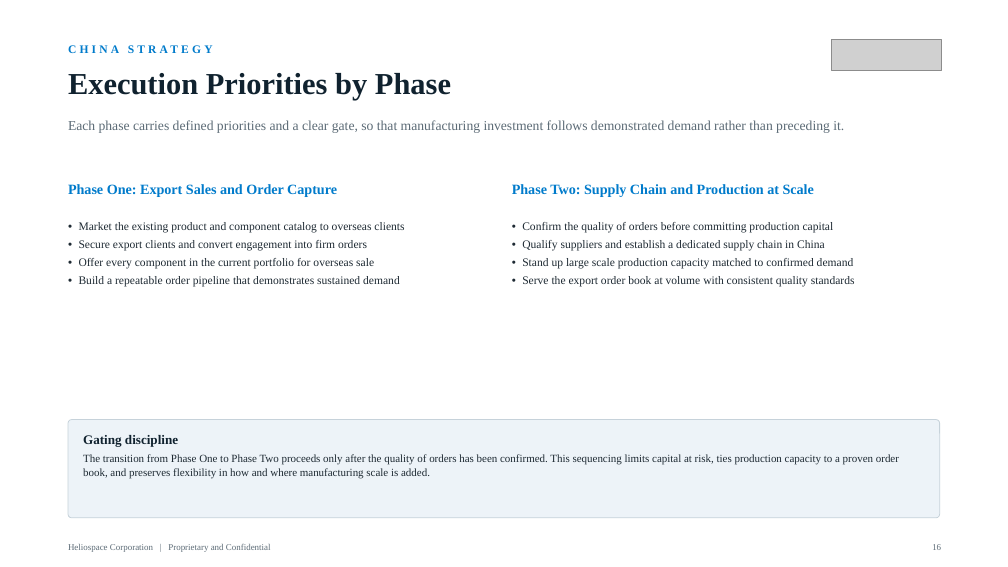
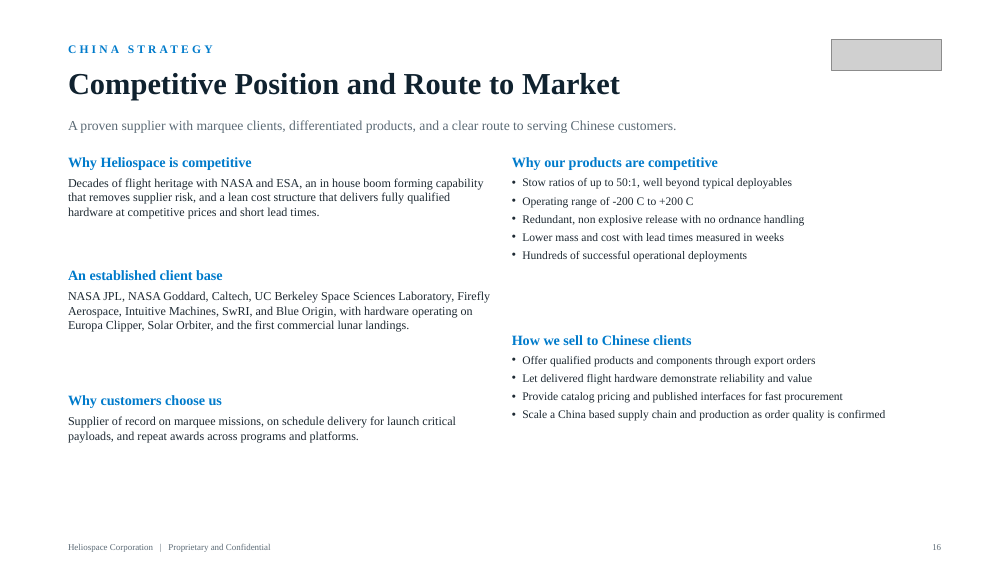
Before and after one commit to anthonyleedu/anthonyleedu, a slide deck: slide 16 of Heliospace_Investor_Overview.pptx. Drawn at 1008x567 pixels with LibreOffice and Linux fonts; fonts in the diff are those of the drawing; grey boxes stand for pictures. Boxes give left, top, right and bottom in pixels: in the first picture for what was removed or moved away, otherwise in the second. Text is boxed around its words. In the diff, an @@ line names an element or a change of style, - is before the commit and + after.

```diff
--- a/Heliospace_Investor_Overview.pptx
+++ b/Heliospace_Investor_Overview.pptx
@@ text at (x1=68, y1=73, x2=620, y2=100): text changed @@
-Execution Priorities by Phase
+Competitive Position and Route to Market
@@ text at (x1=68, y1=120, x2=677, y2=133): text changed @@
-Each phase carries defined priorities and a clear gate, so that manufacturing investment follows demonstrated demand rather than preceding it.
+A proven supplier with marquee clients, differentiated products, and a clear route to serving Chinese customers.
@@ text at (x1=68, y1=157, x2=252, y2=170): text changed @@
-Phase One: Export Sales and Order Capture
+Why Heliospace is competitive
@@ text at (x1=68, y1=178, x2=484, y2=219): text changed; size 11 to 11.5 pt @@
-• Market the existing product and component catalog to overseas clients
-• Secure export clients and convert engagement into firm orders
-• Offer every component in the current portfolio for overseas sale
-• Build a repeatable order pipeline that demonstrates sustained demand
+Decades of flight heritage with NASA and ESA, an in house boom forming capability that removes supplier risk, and a lean cost structure that delivers fully qualified hardware at competitive prices and short lead times.
@@ text added at (x1=512, y1=157, x2=718, y2=170), 13.5 pt, text #007BCB, bold @@
+Why our products are competitive
@@ text added at (x1=522, y1=178, x2=804, y2=262), 11 pt, text #1E2A33 @@
+• Stow ratios of up to 50:1, well beyond typical deployables
+• Operating range of -200 C to +200 C
+• Redundant, non explosive release with no ordnance handling
+• Lower mass and cost with lead times measured in weeks
+• Hundreds of successful operational deployments
@@ text removed at (x1=512, y1=184, x2=814, y2=197) @@
-Phase Two: Supply Chain and Production at Scale
@@ text removed at (x1=522, y1=222, x2=855, y2=287) @@
-• Confirm the quality of orders before committing production capital
-• Qualify suppliers and establish a dedicated supply chain in China
-• Stand up large scale production capacity matched to confirmed demand
-• Serve the export order book at volume with consistent quality standards
@@ text added at (x1=68, y1=270, x2=223, y2=280), 13.5 pt, text #007BCB, bold @@
+An established client base
@@ text added at (x1=68, y1=291, x2=490, y2=332), 11.5 pt, text #1E2A33 @@
+NASA JPL, NASA Goddard, Caltech, UC Berkeley Space Sciences Laboratory, Firefly Aerospace, Intuitive Machines, SwRI, and Blue Origin, with hardware operating on Europa Clipper, Solar Orbiter, and the first commercial lunar landings.
@@ text added at (x1=512, y1=335, x2=691, y2=345), 13.5 pt, text #007BCB, bold @@
+How we sell to Chinese clients
@@ text added at (x1=522, y1=356, x2=886, y2=421), 11 pt, text #1E2A33 @@
+• Offer qualified products and components through export orders
+• Let delivered flight hardware demonstrate reliability and value
+• Provide catalog pricing and published interfaces for fast procurement
+• Scale a China based supply chain and production as order quality is confirmed
@@ text at (x1=68, y1=416, x2=456, y2=442): text changed; size 12.5 to 11.5 pt; text colour #10222F to #1E2A33; bold off @@
-Gating discipline
+Supplier of record on marquee missions, on schedule delivery for launch critical payloads, and repeat awards across programs and platforms.
@@ text "Supplier of record on marquee ..." at (x1=68, y1=416, x2=456, y2=442): vertical alignment middle to top @@
@@ text added at (x1=68, y1=395, x2=222, y2=408), 13.5 pt, text #007BCB, bold @@
+Why customers choose us
@@ rounded rectangle removed at (x1=68, y1=420, x2=940, y2=518) @@
@@ text removed at (x1=83, y1=454, x2=899, y2=478) @@
-The transition from Phase One to Phase Two proceeds only after the quality of orders has been confirmed. This sequencing limits capital at risk, ties production capacity to a proven order book, and preserves flexibility in how and where manufacturing scale is added.
```
